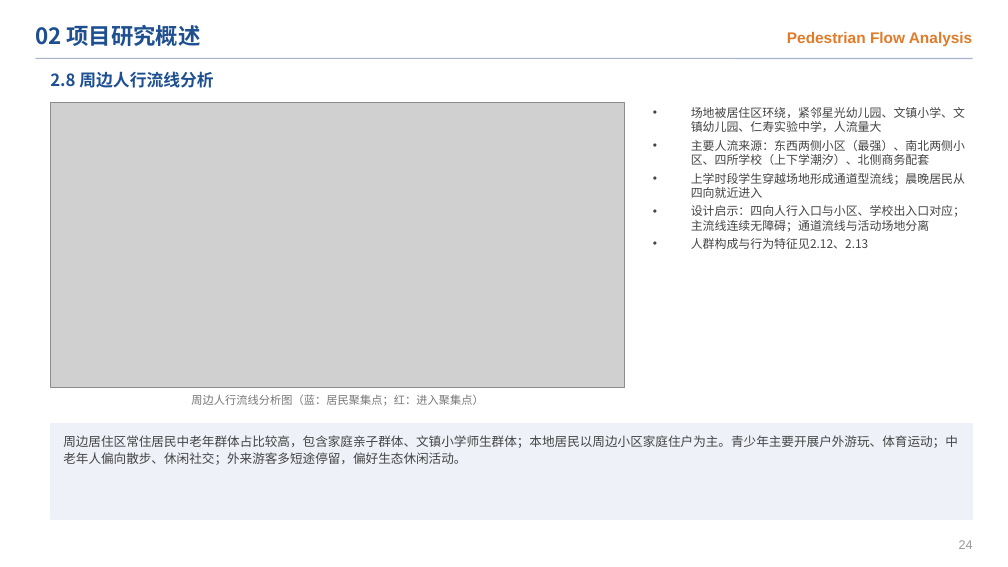
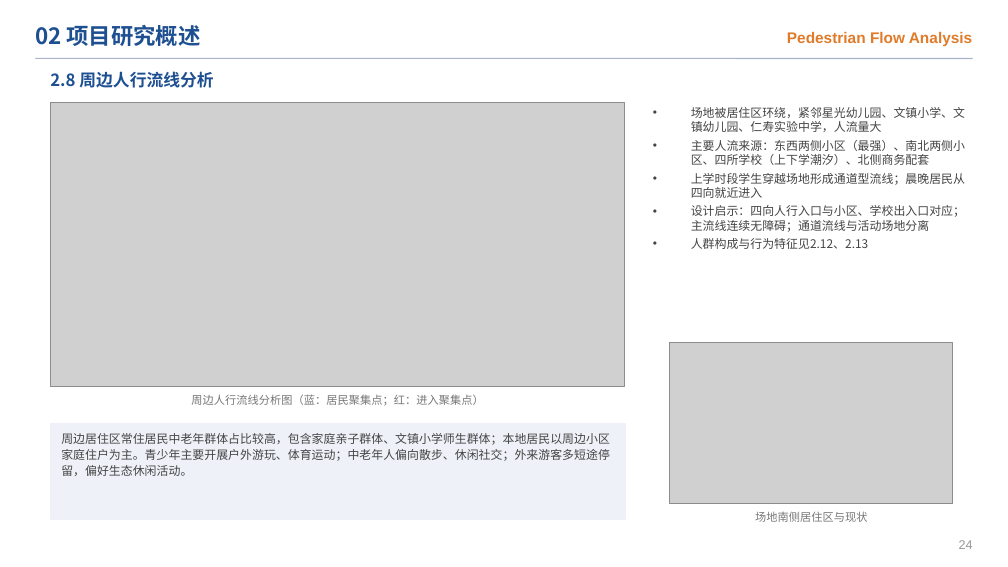
Before and after one commit to chun96309-cloud/lxfs, a slide deck: slide 26 of 跃动栖园_开题答辩PPT.pptx. Drawn at 1008x567 pixels with LibreOffice and Linux fonts; fonts in the diff are those of the drawing; grey boxes stand for pictures. Boxes give left, top, right and bottom in pixels: in the first picture for what was removed or moved away, otherwise in the second. Text is boxed around its words. In the diff, an @@ line names an element or a change of style, - is before the commit and + after.

```diff
--- a/跃动栖园_开题答辩PPT.pptx
+++ b/跃动栖园_开题答辩PPT.pptx
@@ picture added at bbox=[670, 343, 954, 504] @@
@@ rectangle: place and size @@
-rectangle at bbox=[50, 423, 973, 519]
+rectangle at bbox=[50, 423, 625, 519]
@@ text "周边居住区常住居民中老年群体占比较高，包含家庭亲子群体、文镇小学师生群体；本地居民以周边小区家庭住户为主。青少年主要开展 ..." at bbox=[61, 433, 610, 476]: size 9 to 8.5 pt @@
@@ text added at bbox=[755, 511, 867, 522], 8 pt, text #777777 @@
+场地南侧居住区与现状
```
Also in this commit, not shown: 38 other slides changed, 1 slide added, 9 other files.
